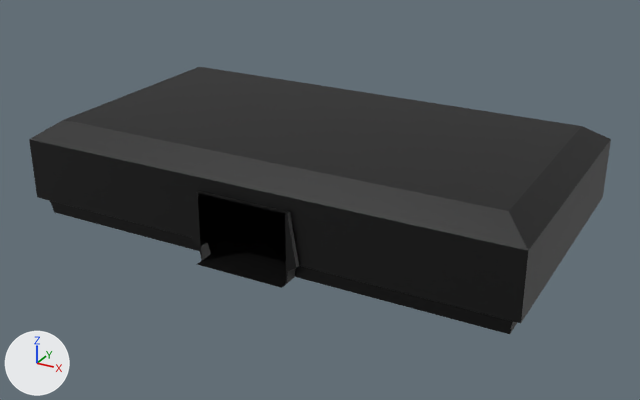
An edit to the glTF model src/map/rooms/_res/models/s6_room.glb, drawn before and after from the same camera.
The view is the same before and after, from a 50 mm camera at (13.23, -19.81, 12.55) aimed at (0.27, 3.75, 0.77). Arrows for +X, +Y and +Z are at lower left; the lights stay in place. The first picture is the older version. Vertices at exactly the same position are counted once.

Objects in the first picture: 's6-room'.
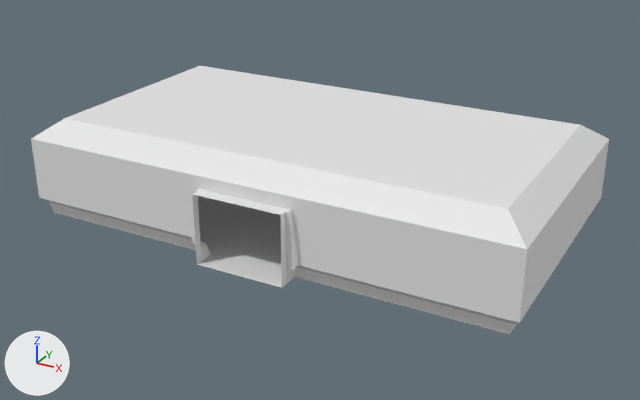
Pixel boxes (x1, y1, x2, y2) of what changed, in the pictures (640 x 400 px; the box of a moved part takes in the faces that stretch with it):
's6-room', reshaped
    before: (29, 67, 611, 334)
    after: (31, 66, 609, 334)
part 1 of me_s6_room, moved or reshaped
    before: (60, 146, 475, 293)
    after: (61, 146, 475, 293)
part 2 of me_s6_room, recoloured (lighter)
    both: (31, 67, 609, 249)
part 3 of me_s6_room, recoloured
    both: (31, 140, 609, 323)
part 4 of me_s6_room, recoloured
    both: (45, 199, 518, 334)
part 5 of me_s6_room, recoloured (black to white)
    both: (197, 196, 282, 288)

What changed in the scene script:
```text
Add mat_checker_1:
    mat_checker_1 = principled_material('checker_1')
    mat_checker_1.base_color = (0.8, 0.8, 0.8)  # white #e7e7e7
Add mat_checker_2:
    mat_checker_2 = principled_material('checker_2')
    mat_checker_2.base_color = (0.8, 0.8, 0.8)  # white #e7e7e7
Add mat_checker_4:
    mat_checker_4 = principled_material('checker_4')
    mat_checker_4.base_color = (0.8, 0.8, 0.8)  # white #e7e7e7
Add mat_checker_3:
    mat_checker_3 = principled_material('checker_3')
    mat_checker_3.base_color = (0.8, 0.8, 0.8)  # white #e7e7e7
Change me_s6_room:
    used by ob_s6_room; location = (0.0, 0.0, 0.0)
    remove me_s6_room.from_pydata(...)  # 126 vertices, 210 faces; spans x -8.3..8.3, y -0.8..8.8, z 0.0..3.2
    add me_s6_room.from_pydata(...)  # 128 vertices, 220 faces; spans x -8.3..8.3, y -0.8..8.8, z 0.0..3.3
    me_s6_room part 1
    6 vertices are removed from x -2.0..2.0, y -0.5..-0.3, z 2.2
    26 faces are deleted
    8 vertices are added at x -2.0..2.0, y -0.8..-0.3, z 2.3
    6 new faces join them, mat_checker_2 (white #e7e7e7)
    28 new faces join them, mat_checker_1 (white #e7e7e7)
    2 new faces join them, mat_checker_3 (white #e7e7e7)
    me_s6_room part 2: 30 faces spanning x -8.3..8.3, y -0.3..8.8, z 2.7..3.3 switch from mat_corridor (black #000000) to mat_checker_2 (white #e7e7e7)
    me_s6_room part 3: 82 faces spanning x -8.3..8.3, y -0.5..8.8, z 0.0..2.7 switch from mat_corridor (black #000000) to mat_checker_1 (white #e7e7e7)
    me_s6_room part 4: 68 faces spanning x -8.3..8.3, y -0.5..8.8, z 0.0..0.6 switch from mat_corridor (black #000000) to mat_checker_4 (white #e7e7e7)
    me_s6_room part 5: 4 faces spanning x -8.0..8.0, y -0.8..8.5, z 0.0 switch from mat_corridor (black #000000) to mat_checker_3 (white #e7e7e7)
```
